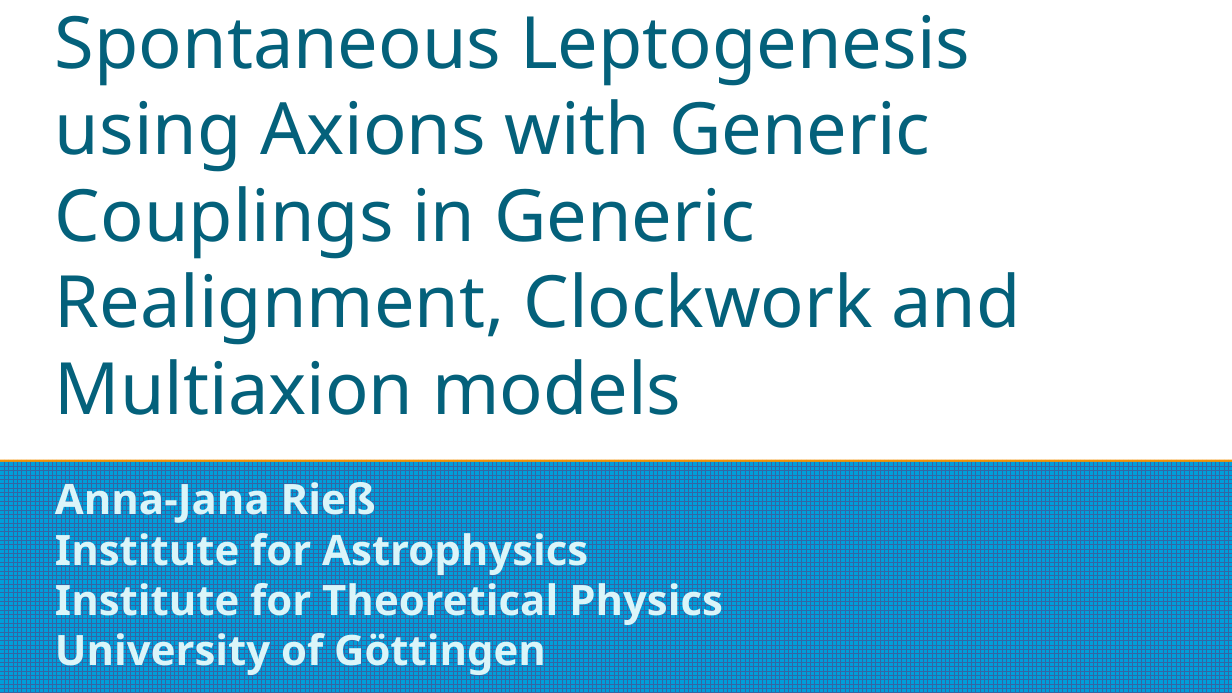
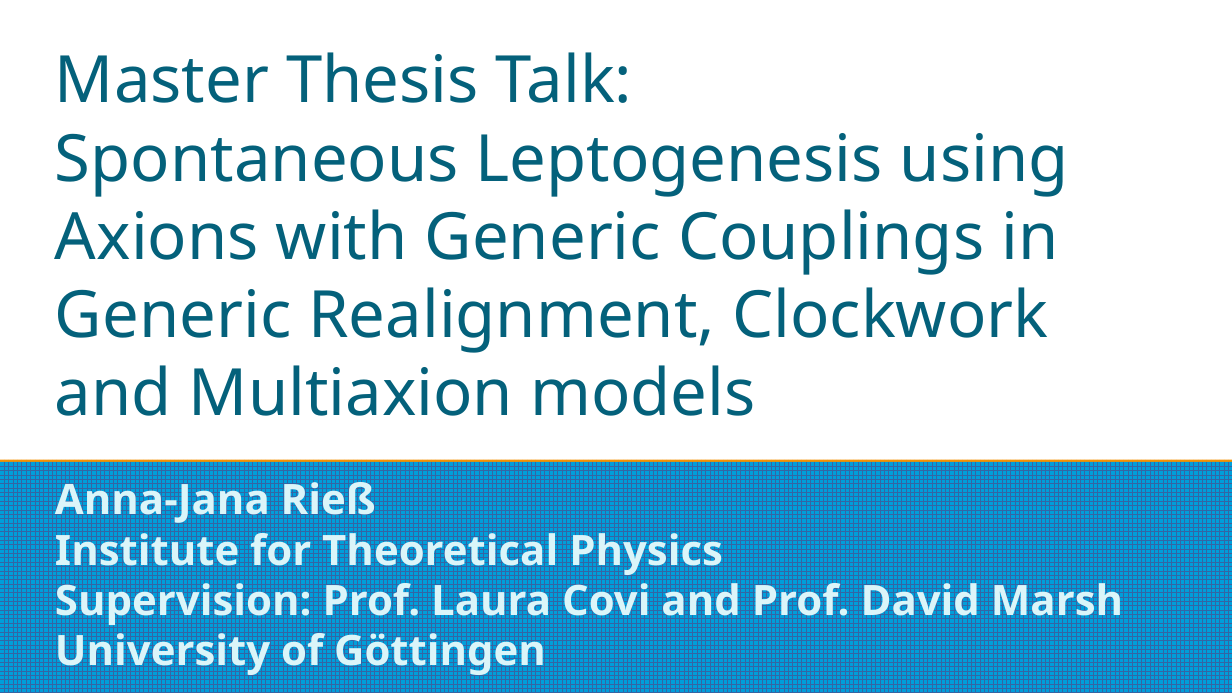
Before and after one commit to anna-jana/masters-project, a slide deck: slide 1 of reports/thesis-talk/presentation.odp. Drawn at 1232x693 pixels with LibreOffice and Linux fonts; fonts in the diff are those of the drawing. Boxes give left, top, right and bottom in pixels: in the first picture for what was removed or moved away, otherwise in the second. Text is boxed around its words. In the diff, an @@ line names an element or a change of style, - is before the commit and + after.

```diff
--- a/reports/thesis-talk/presentation.odp
+++ b/reports/thesis-talk/presentation.odp
@@ title at [55,52,1069,416]: text changed; size 46.5 to 42 pt @@
-Spontaneous Leptogenesis using Axions with Generic Couplings in Generic Realignment, Clockwork and Multiaxion models
+Master Thesis Talk:
+Spontaneous Leptogenesis using Axions with Generic Couplings in Generic Realignment, Clockwork and Multiaxion models
@@ subtitle at [55,525,1123,627]: text changed @@
-Institute for Astrophysics
-Institute for Theoretical Physics
+Institute for Theoretical Physics
+Supervision: Prof. Laura Covi and Prof. David Marsh
```
Also in this commit, not shown: 14 other slides changed, 2 slides added, 1 slide removed, 7 other files.
